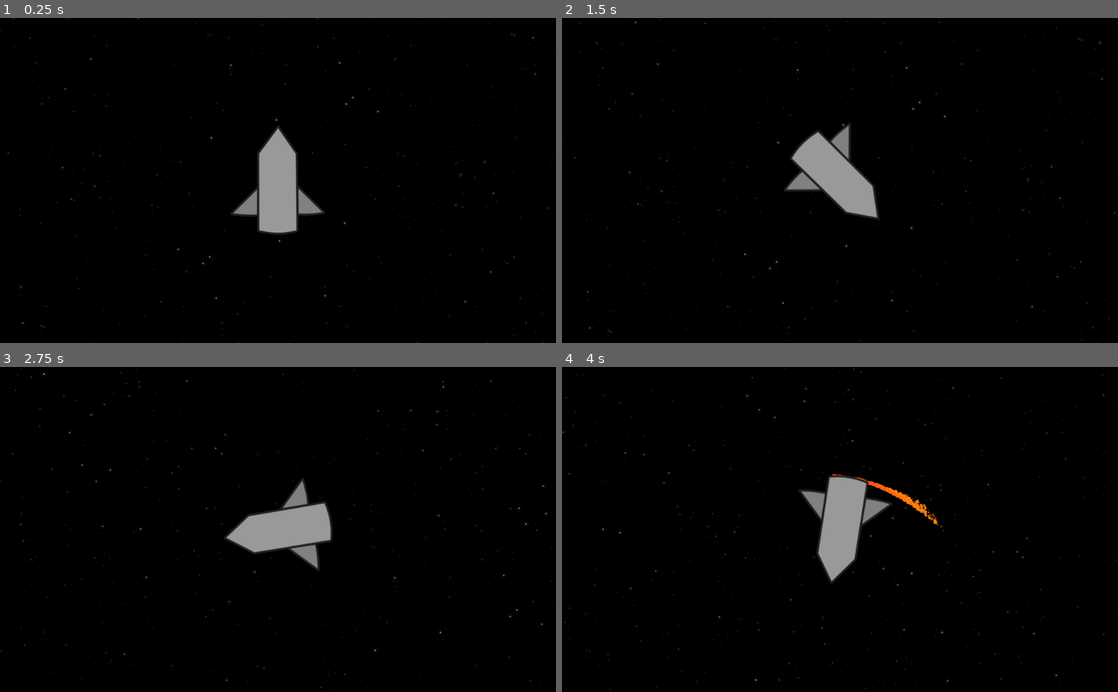
Above: before the commit, frames 1-4 (two rows, left to right).
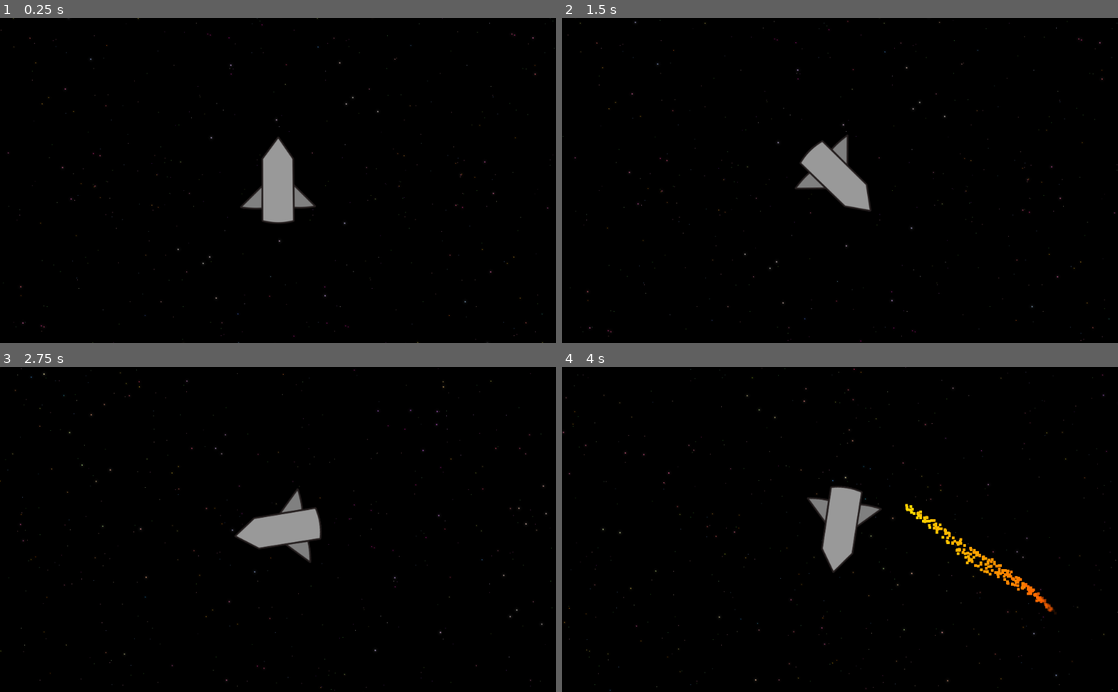
Above: after the commit, the same moments.

Repository: mariothedog/Holes-Theme
Game: Godot game, scene res://Space/Space.tscn
The game is run twice, just before and just after one commit, with the same random seed, the same clock (stepped at 60 frames per second) and the same inputs.
Inputs:
- Up to frame 1 (0.25 s): no input
- Up to frame 2 (1.5 s): tap Enter at 0.5 s; hold D (turn_right) 0.53-1.28 s; hold S (brake) from 1.28 s (still down)
- Up to frame 3 (2.75 s): release S (brake) at 2.03 s; hold D (turn_right) from 2.03 s (still down)
- Up to frame 4 (4 s): release D (turn_right) at 2.78 s; hold W (thrust) 2.78-3.53 s; hold A (turn_left) from 3.53 s (still down)

The runs differ from the first frame. In frame 1, 1.3% of the frame differs, in the area x 41-59%, y 33-67%; in frame 2, 1.3%; in frame 3, 1.3%; in frame 4, 2.3%, in the area x 42-89%, y 32-77%.

Commit message:
Improved particle effects (Sort of? I'm not really sure tbh)

Diff:
--- a/Rocket/Rocket.gd
+++ b/Rocket/Rocket.gd
@@ -2,7 +2,8 @@
 
 const rotation_amount = 3
 const acc = 10
-const fire_particles_lifetime = 0.3
+#const fire_particles_lifetime = 0.3
+const fire_particles_lifetime = 1
 const terminal_velocity = 400
 
 var velocity = Vector2()
@@ -19,11 +20,6 @@
 	if Input.is_action_pressed("thrust"):
 		velocity += Vector2(0, -acc).rotated(rotation)
 		$CPUParticles2D.emitting = true
-		$"Particle Stop Delay".start()
-		if $AnimationPlayer.is_playing():
-			$AnimationPlayer.stop()
-			$Tween.interpolate_property($CPUParticles2D, "lifetime", $CPUParticles2D.lifetime, fire_particles_lifetime, 1) # Regrow the fire
-			$Tween.start()
 
 	if Input.is_action_pressed("brake"):
 		velocity -= Vector2(0, -acc).rotated(rotation)
@@ -39,13 +35,8 @@
 
 	if velocity.length() > terminal_velocity:
 		velocity = velocity.normalized() * terminal_velocity
+
 	velocity = move_and_slide(velocity)
 
 func animate():
 	pass
-
-func _on_Particle_Stop_Delay_timeout():
-	$AnimationPlayer.play("Stop Fire")
-	yield($AnimationPlayer, "animation_finished")
-	$CPUParticles2D.emitting = false
-	$CPUParticles2D.lifetime = fire_particles_lifetime
--- a/Rocket/Rocket.tscn
+++ b/Rocket/Rocket.tscn
@@ -1,70 +1,34 @@
-[gd_scene load_steps=7 format=2]
+[gd_scene load_steps=5 format=2]
 
 [ext_resource path="res://Rocket/Rocket.png" type="Texture" id=1]
 [ext_resource path="res://Rocket/Rocket.gd" type="Script" id=2]
 
-[sub_resource type="Curve" id=1]
-min_value = -200.0
-max_value = 200.0
-_data = [ Vector2( 0, 144.545 ), 0.0, 0.0, 0, 0, Vector2( 1, -200 ), 0.0, 0.0, 0, 0 ]
-
-[sub_resource type="Gradient" id=2]
-offsets = PoolRealArray( 0, 0.807947, 1 )
-colors = PoolColorArray( 1, 0.328125, 0, 1, 1, 0.563954, 0, 1, 1, 0.584314, 0, 0 )
+[sub_resource type="Gradient" id=5]
+offsets = PoolRealArray( 0, 0.0198676, 0.860927, 1 )
+colors = PoolColorArray( 1, 0.96991, 0.867188, 1, 1, 0.852028, 0.0529801, 1, 1, 0.327689, 0.00800419, 1, 1, 0.235294, 0, 0 )
 
 [sub_resource type="RectangleShape2D" id=3]
-extents = Vector2( 32, 96 )
-
-[sub_resource type="Animation" id=4]
-resource_name = "Stop Fire"
-length = 2.0
-tracks/0/type = "value"
-tracks/0/path = NodePath("CPUParticles2D:lifetime")
-tracks/0/interp = 1
-tracks/0/loop_wrap = true
-tracks/0/imported = false
-tracks/0/enabled = true
-tracks/0/keys = {
-"times": PoolRealArray( 0, 2 ),
-"transitions": PoolRealArray( 1, 1 ),
-"update": 0,
-"values": [ 0.3, 0.01 ]
-}
-tracks/1/type = "value"
-tracks/1/path = NodePath("CPUParticles2D:modulate")
-tracks/1/interp = 1
-tracks/1/loop_wrap = true
-tracks/1/imported = false
-tracks/1/enabled = false
-tracks/1/keys = {
-"times": PoolRealArray( 1, 1.8 ),
-"transitions": PoolRealArray( 1, 1 ),
-"update": 0,
-"values": [ Color( 1, 1, 1, 1 ), Color( 1, 1, 1, 0 ) ]
-}
+extents = Vector2( 32, 75 )
 
 [node name="Rocket" type="KinematicBody2D"]
 script = ExtResource( 2 )
 
 [node name="CPUParticles2D" type="CPUParticles2D" parent="."]
-position = Vector2( 0, 97 )
-amount = 1000
-lifetime = 0.3
-lifetime_randomness = 0.4
+position = Vector2( 0, 80 )
+emitting = false
+amount = 300
+one_shot = true
 local_coords = false
 emission_shape = 2
-emission_rect_extents = Vector2( 27, 0 )
-linear_accel = 100.0
-linear_accel_curve = SubResource( 1 )
-radial_accel = -60.0
-radial_accel_random = 1.0
+emission_rect_extents = Vector2( 23, 1 )
+radial_accel = -120.0
 scale_amount = 5.0
-scale_amount_random = 1.0
-color_ramp = SubResource( 2 )
-hue_variation = -0.05
-hue_variation_random = 0.5
+color_ramp = SubResource( 5 )
+hue_variation = 0.05
+hue_variation_random = 0.3
 
 [node name="Sprite" type="Sprite" parent="."]
+scale = Vector2( 0.8, 0.8 )
 texture = ExtResource( 1 )
 
 [node name="CollisionShape2D" type="CollisionShape2D" parent="."]
@@ -72,13 +36,3 @@
 
 [node name="Camera2D" type="Camera2D" parent="."]
 current = true
-
-[node name="Particle Stop Delay" type="Timer" parent="."]
-wait_time = 0.3
-one_shot = true
-
-[node name="AnimationPlayer" type="AnimationPlayer" parent="."]
-"anims/Stop Fire" = SubResource( 4 )
-
-[node name="Tween" type="Tween" parent="."]
-[connection signal="timeout" from="Particle Stop Delay" to="." method="_on_Particle_Stop_Delay_timeout"]
